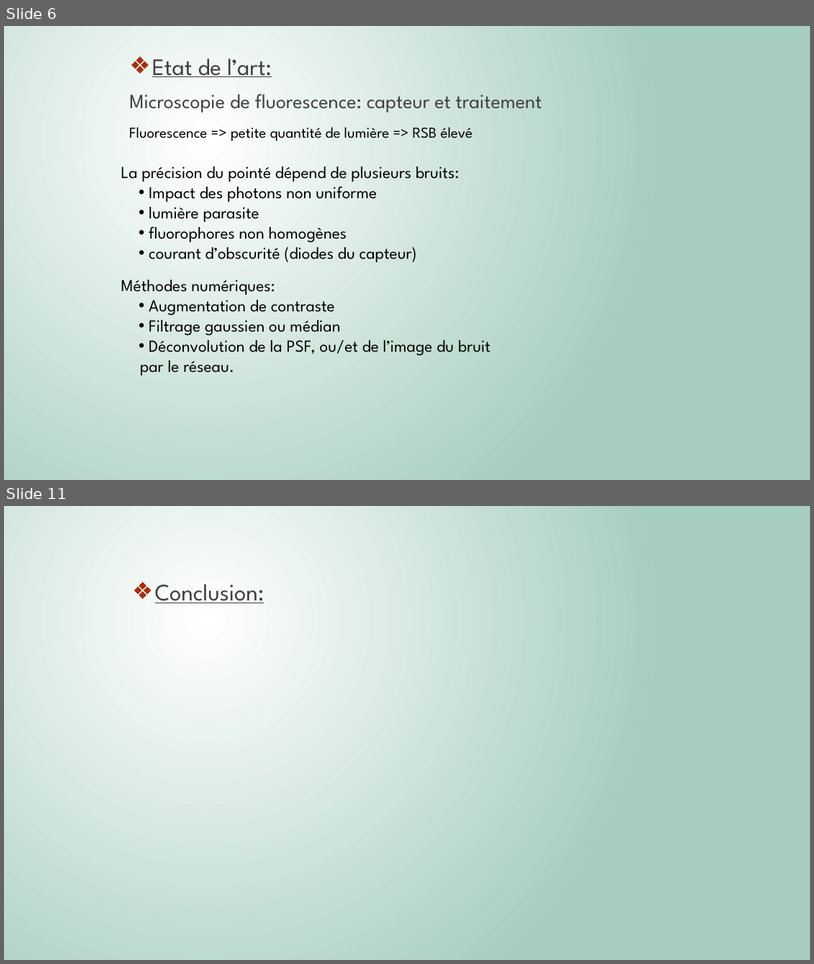
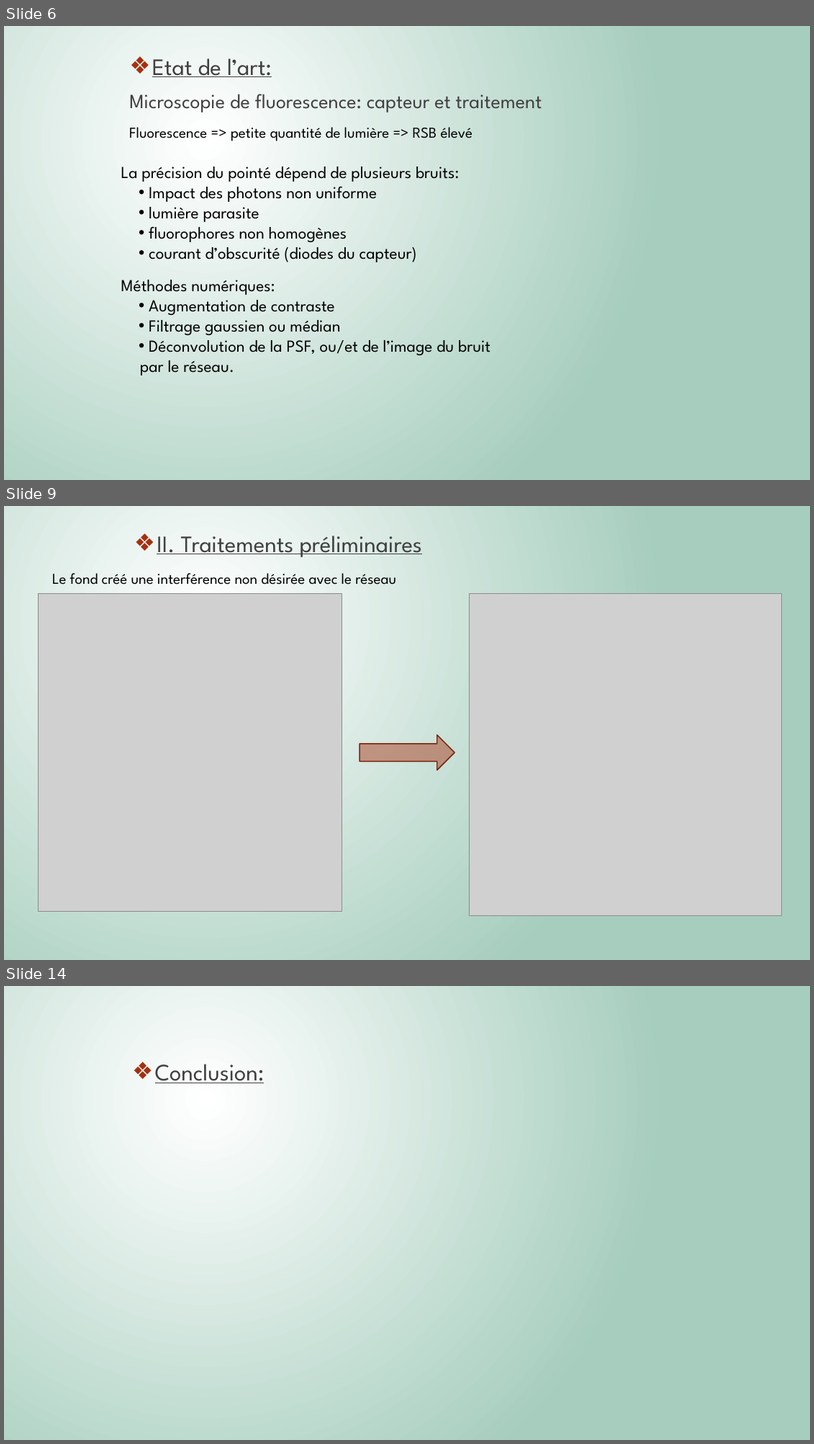
Before and after one commit to Killian-Herveau/PIMS, a slide deck: Pres_Avril/PresentationPIMSAvril.pptx. Shown one above the other, each under a label of ours: slides 6 and 11 before the commit, slides 6, 9 and 14 after it; the slides between them are not shown. The pictures are 814x964 and 814x1444 pixels, drawn with LibreOffice and Linux fonts; fonts in the diff are those of the drawing; grey boxes stand for pictures. Boxes give left, top, right and bottom in pixels: in the first picture for what was removed or moved away, otherwise in the second. Text is boxed around its words. In the diff, an @@ line names an element or a change of style, - is before the commit and + after.

```diff
--- a/Pres_Avril/PresentationPIMSAvril.pptx
+++ b/Pres_Avril/PresentationPIMSAvril.pptx
@@ slide 9 added at [4,506,810,960], background gradient #FFFFFF to #A6CDBD @@
@@ text added at [157,536,422,557], 28 pt, text #404040, underline @@
+❖ II. Traitements préliminaires
@@ text added at [52,573,396,584], 18 pt, text #000000 @@
+Le fond créé une interférence non désirée avec le réseau
@@ picture added at [39,593,342,911] @@
@@ picture added at [470,593,782,916] @@
@@ right arrow added at [360,735,455,770], fill #A53010 at 46% opacity, outline #7A240C 1.25 pt @@
@@ what was slide 11 is now slide 14 @@
```
Also in this commit, not shown: 2 slides changed, 5 other slides added, 3 slides removed, 7 other files.
